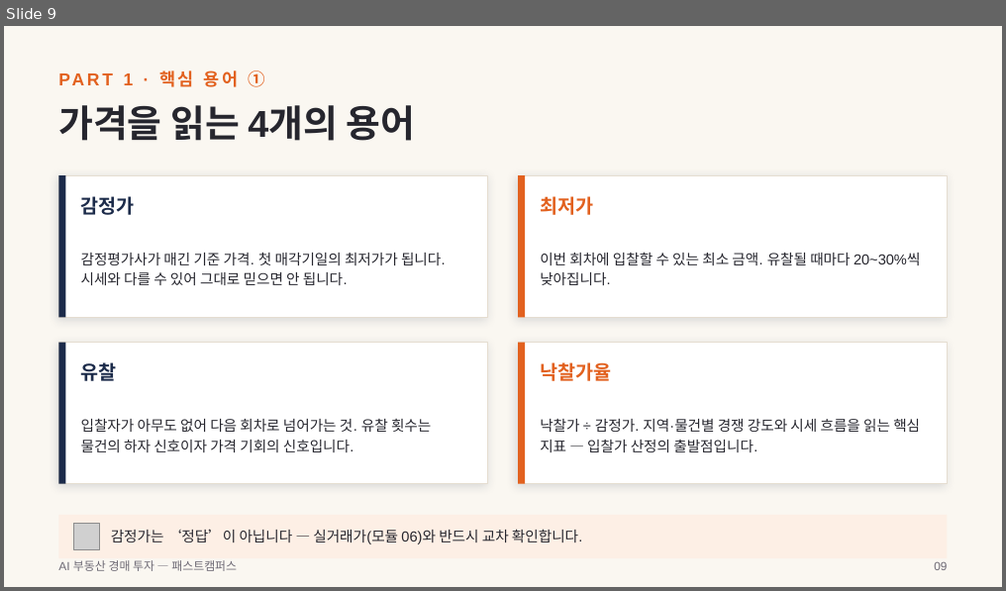
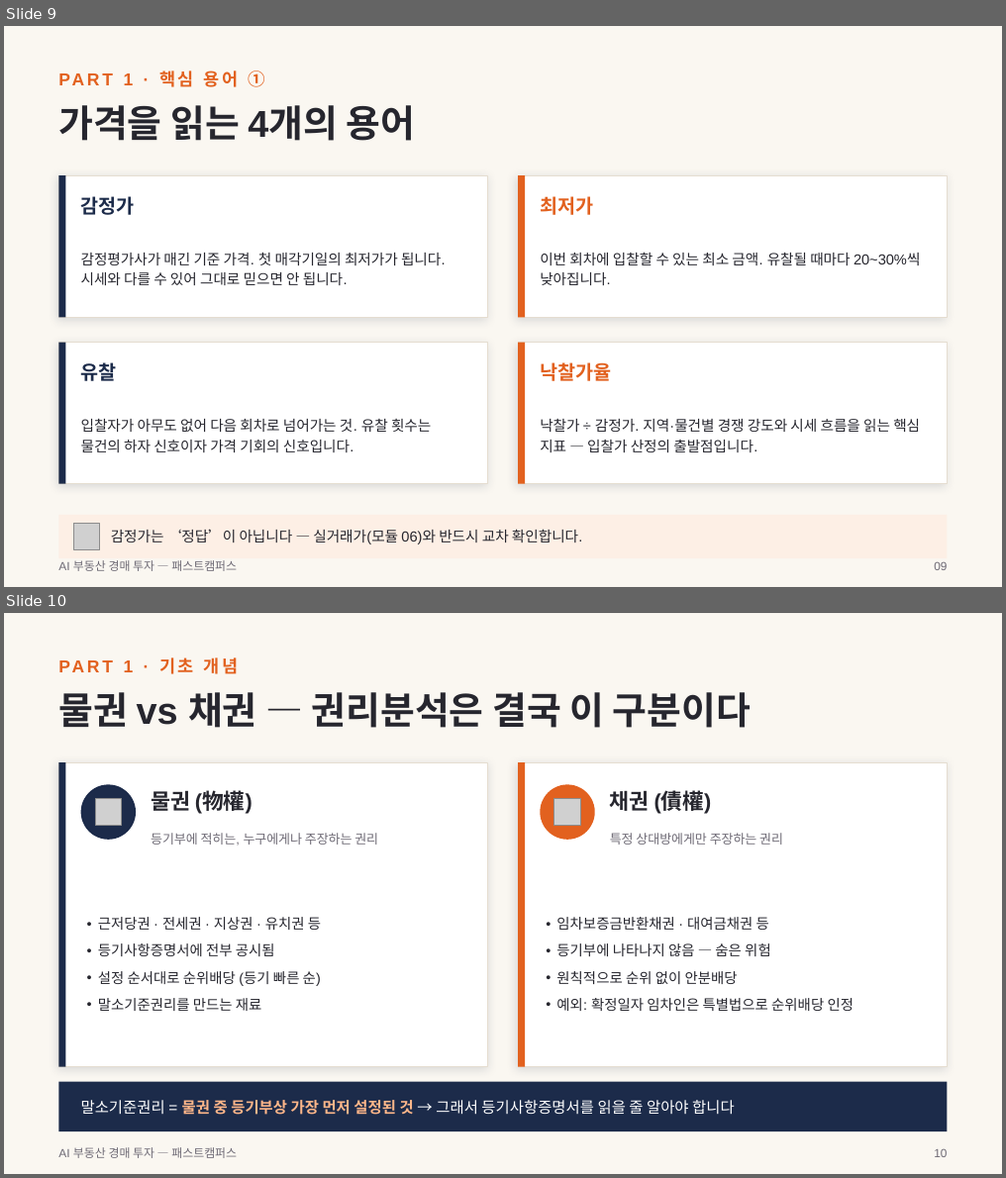
Before and after one commit to earthskyisbig/auction-crwal0629, a slide deck: docs/slides/AI부동산경매투자_강의슬라이드.pptx. Shown one above the other, each under a label of ours: slide 9 before the commit, slides 9 and 10 after it. The pictures are 1006x591 and 1006x1178 pixels, drawn with LibreOffice and Linux fonts; fonts in the diff are those of the drawing; grey boxes stand for pictures. Boxes give left, top, right and bottom in pixels: in the first picture for what was removed or moved away, otherwise in the second. Text is boxed around its words. In the diff, an @@ line names an element or a change of style, - is before the commit and + after.

```diff
--- a/docs/slides/AI부동산경매투자_강의슬라이드.pptx
+++ b/docs/slides/AI부동산경매투자_강의슬라이드.pptx
@@ slide 10 added at box(4, 613, 1002, 1174), background #FAF7F1 @@
@@ text added at box(124, 658, 238, 674), 12.5 pt, text #E2611F, bold @@
+PART 1 · 기초 개념
@@ text added at box(58, 692, 750, 728), 27 pt, text #26262E, bold @@
+물권 vs 채권 — 권리분석은 결국 이 구분이다
@@ rectangle added at box(58, 762, 488, 1067), fill #FFFFFF, outline #E5DDD0 0.75 pt @@
@@ rectangle added at box(58, 762, 65, 1067), fill #1C2B4A @@
@@ ellipse added at box(81, 784, 136, 840), fill #1C2B4A @@
@@ rectangle added at box(518, 762, 947, 1067), fill #FFFFFF, outline #E5DDD0 0.75 pt @@
@@ rectangle added at box(518, 762, 525, 1067), fill #E2611F @@
@@ ellipse added at box(540, 784, 595, 840), fill #E2611F @@
@@ picture added at box(95, 798, 121, 825) @@
@@ text added at box(151, 791, 252, 814), 15.5 pt, text #26262E, bold @@
+물권 (物權)
@@ picture added at box(553, 798, 580, 825) @@
@@ text added at box(610, 791, 712, 814), 15.5 pt, text #26262E, bold @@
+채권 (債權)
@@ text added at box(151, 833, 378, 845), 9.3 pt, text #6E6A75 @@
+등기부에 적히는, 누구에게나 주장하는 권리
@@ text added at box(610, 833, 783, 845), 9.3 pt, text #6E6A75 @@
+특정 상대방에게만 주장하는 권리
@@ text added at box(98, 917, 321, 1011), 10.3 pt, text #26262E @@
+• 근저당권 · 전세권 · 지상권 · 유치권 등
+• 등기사항증명서에 전부 공시됨
+• 설정 순서대로 순위배당 (등기 빠른 순)
+• 말소기준권리를 만드는 재료
@@ text added at box(556, 917, 854, 1011), 10.3 pt, text #26262E @@
+• 임차보증금반환채권 · 대여금채권 등
+• 등기부에 나타나지 않음 — 숨은 위험
+• 원칙적으로 순위 없이 안분배당
+• 예외: 확정일자 임차인은 특별법으로 순위배당 인정
@@ rectangle added at box(58, 1082, 947, 1132), fill #1C2B4A @@
@@ text added at box(81, 1097, 735, 1117), 11 pt, text #FFFFFF @@
+말소기준권리 = 물권 중 등기부상 가장 먼저 설정된 것 → 그래서 등기사항증명서를 읽을 줄 알아야 합니다
@@ text added at box(58, 1148, 237, 1158), 8.5 pt, text #6E6A75 @@
+AI 부동산 경매 투자 — 패스트캠퍼스
@@ text added at box(934, 1150, 946, 1157), 8.5 pt, text #6E6A75 @@
+10
```
Also in this commit, not shown: 15 slides changed, 2 other slides added, 1 other file.
